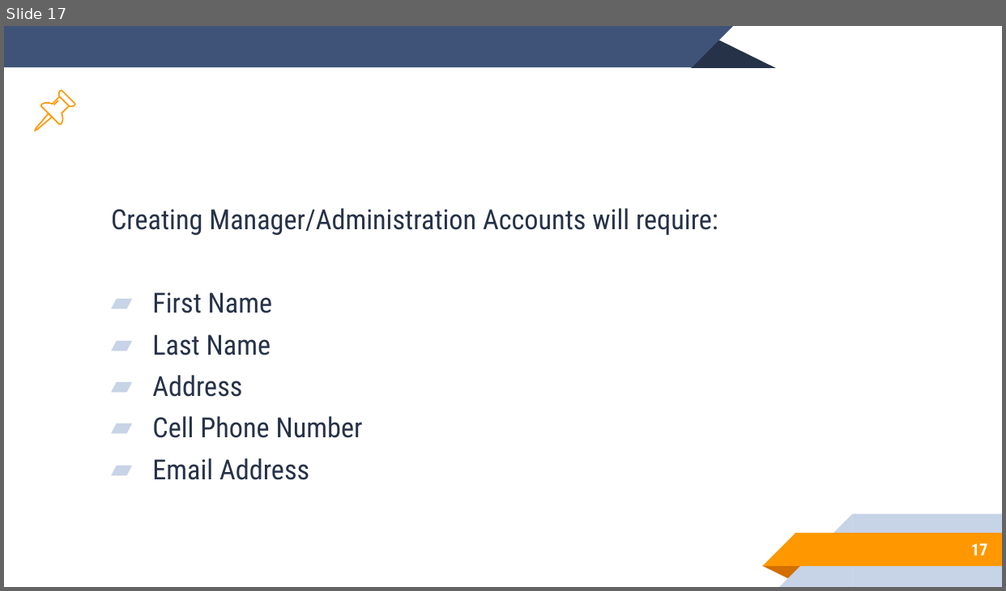
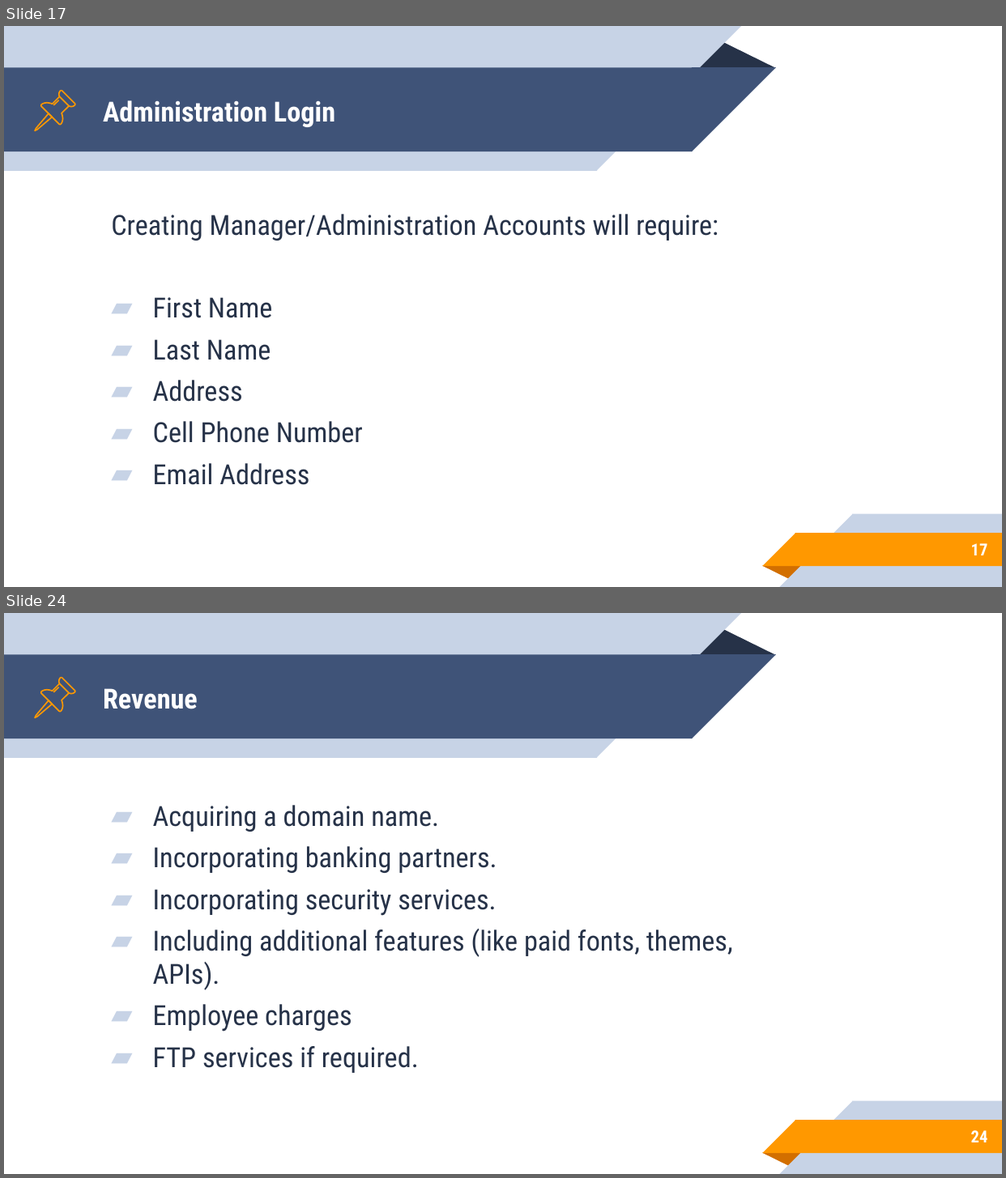
Before and after one commit to nsuspring2019cse299sec8/Group4, a slide deck: group4.pptx. Shown one above the other, each under a label of ours: slide 17 before the commit, slides 17 and 24 after it; the slides between them are not shown. The pictures are 1006x591 and 1006x1178 pixels, drawn with LibreOffice and Linux fonts; fonts in the diff are those of the drawing. Boxes give left, top, right and bottom in pixels: in the first picture for what was removed or moved away, otherwise in the second. Text is boxed around its words. In the diff, an @@ line names an element or a change of style, - is before the commit and + after.

```diff
--- a/group4.pptx
+++ b/group4.pptx
@@ slide 24 added at (4, 613, 1002, 1174), background #FFFFFF; not listed: 10 template elements that a slide beside it also shows @@
@@ group added at (35, 678, 74, 717): 4 freeform shapes @@
@@ title added at (103, 688, 198, 709), 20 pt, text #FFFFFF, bold @@
+Revenue
@@ text added at (153, 805, 733, 1073), 20 pt, text #263248 @@
+▰ Acquiring a domain name.
+▰ Incorporating banking partners.
+▰ Incorporating security services.
+▰ Including additional features (like paid fonts, themes, APIs).
+▰ Employee charges
+▰ FTP services if required.
@@ page number added at (971, 1131, 988, 1143), 12 pt, text #FFFFFF, bold @@
+24
@@ slide 17 changed as well @@
@@ rectangle added at (4, 26, 597, 171), fill #C7D3E6 @@
@@ right triangle added at (597, 26, 741, 171), fill #C7D3E6 @@
@@ rectangle at (4, 68, 692, 152): mirrored; rotation 0 to 180 degrees @@
@@ right triangle at (692, 68, 775, 152): mirrored; rotation 0 to 180 degrees @@
@@ outline redrawn in 3 elements at (35, 113, 52, 130), (59, 91, 74, 107), (41, 96, 69, 125) @@
@@ title added at (103, 101, 335, 127), 20 pt, text #FFFFFF, bold @@
+Administration Login
@@ text "Creating Manager/Administration Accounts will require:": place and size @@
-text "Creating Manager/Administration Accounts will require:" at (111, 208, 718, 480)
+text "Creating Manager/Administration Accounts will require:" at (111, 214, 718, 485)
```
Also in this commit, not shown: 16 other slides changed, 8 other slides added.
